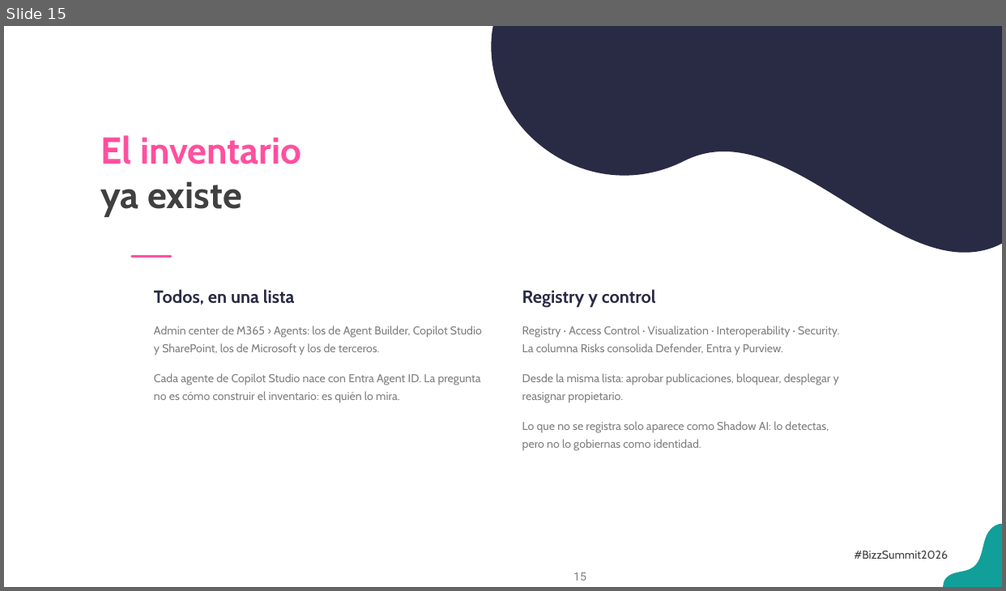
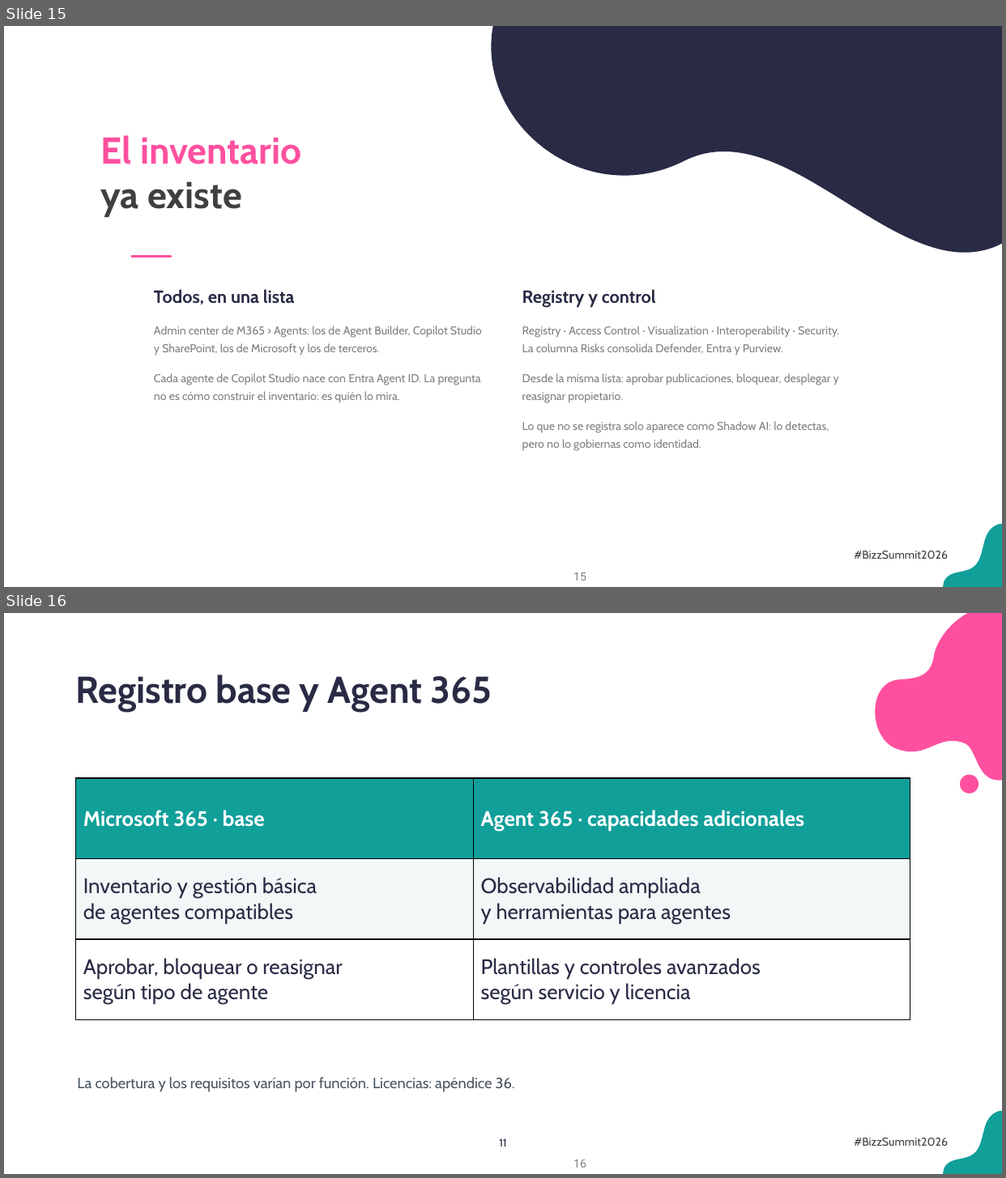
Before and after one commit to antoniosql/materiales-sesiones, a slide deck: BizzSummit/2026/01_trabajo/BizzSummit2026_De_la_jungla_al_control_plane.pptx. Shown one above the other, each under a label of ours: slide 15 before the commit, slides 15 and 16 after it. The pictures are 1006x591 and 1006x1178 pixels, drawn with LibreOffice and Linux fonts; fonts in the diff are those of the drawing; background and template pictures are left out. Boxes give left, top, right and bottom in pixels: in the first picture for what was removed or moved away, otherwise in the second. Text is boxed around its words. In the diff, an @@ line names an element or a change of style, - is before the commit and + after.

```diff
--- a/BizzSummit/2026/01_trabajo/BizzSummit2026_De_la_jungla_al_control_plane.pptx
+++ b/BizzSummit/2026/01_trabajo/BizzSummit2026_De_la_jungla_al_control_plane.pptx
@@ slide 16 added at <box>4,613,1002,1174</box>, background #FFFFFF; not listed: 3 template elements that a slide beside it also shows @@
@@ freeform shape added at <box>876,613,1002,779</box>, fill #FF509F @@
@@ text added at <box>76,675,492,712</box>, 36 pt, text #292B45, bold @@
+Registro base y Agent 365
@@ table added at <box>76,778,910,1020</box>, 3 rows, 2 columns @@
+Microsoft 365 · base | Agent 365 · capacidades adicionales
+Inventario y gestión básica / de agentes compatibles | Observabilidad ampliada / y herramientas para agentes
+Aprobar, bloquear o reasignar / según tipo de agente | Plantillas y controles avanzados / según servicio y licencia
@@ freeform shape added at <box>960,775,978,794</box>, fill #FF509F @@
@@ text added at <box>77,1077,515,1092</box>, 14.2 pt, text #4A5560 @@
+La cobertura y los requisitos varían por función. Licencias: apéndice 36.
@@ text added at <box>499,1139,507,1147</box>, 10.5 pt, text #292B45 @@
+11
```
Also in this commit, not shown: 1 slide changed, 8 other slides added, 27 other files.
